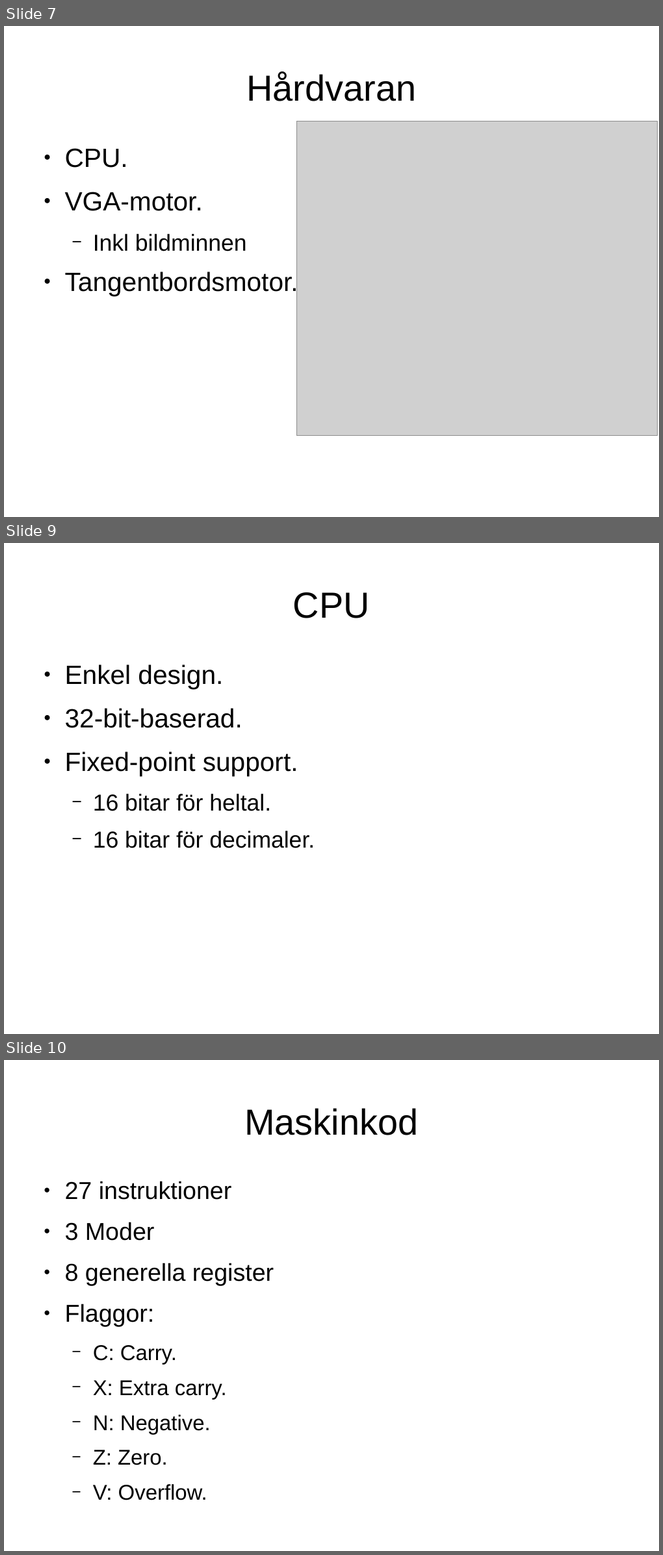
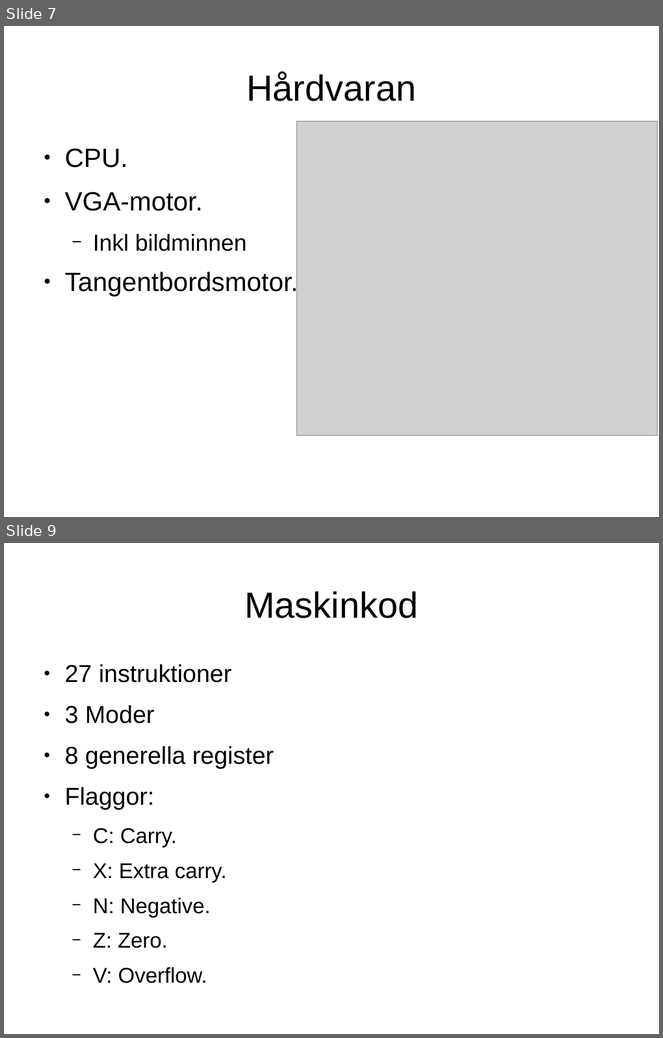
Before and after one commit to Jethro95/TSEA83_Graphing_Calculator, a slide deck: presentation/pp.odp. Shown one above the other, each under a label of ours: slides 7, 9 and 10 before the commit, slides 7 and 9 after it; the slides between them are not shown. The pictures are 663x1555 and 663x1038 pixels, drawn with LibreOffice and Linux fonts; fonts in the diff are those of the drawing; grey boxes stand for pictures. Boxes give left, top, right and bottom in pixels: in the first picture for what was removed or moved away, otherwise in the second. Text is boxed around its words. In the diff, an @@ line names an element or a change of style, - is before the commit and + after.

```diff
--- a/presentation/pp.odp
+++ b/presentation/pp.odp
@@ slide 9 removed at <box>4,543,659,1034</box>, background #FFFFFF @@
@@ title removed at <box>293,592,370,618</box> @@
-CPU
@@ text removed at <box>65,665,315,849</box> @@
-● Enkel design.
-● 32-bit-baserad.
-● Fixed-point support.
-  − 16 bitar för heltal.
-  − 16 bitar för decimaler.
@@ what was slide 10 is now slide 9 @@
```
Also in this commit, not shown: 1 slide added, 1 other slide removed, 1 other file.
